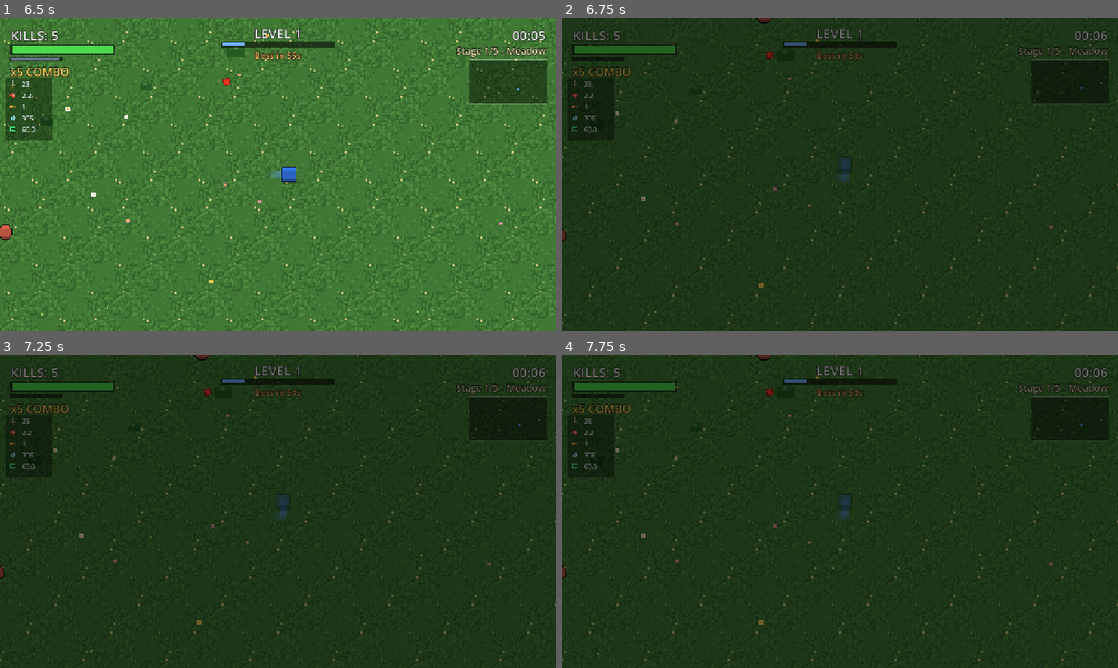
Above: before the commit, frames 1-4 (two rows, left to right).
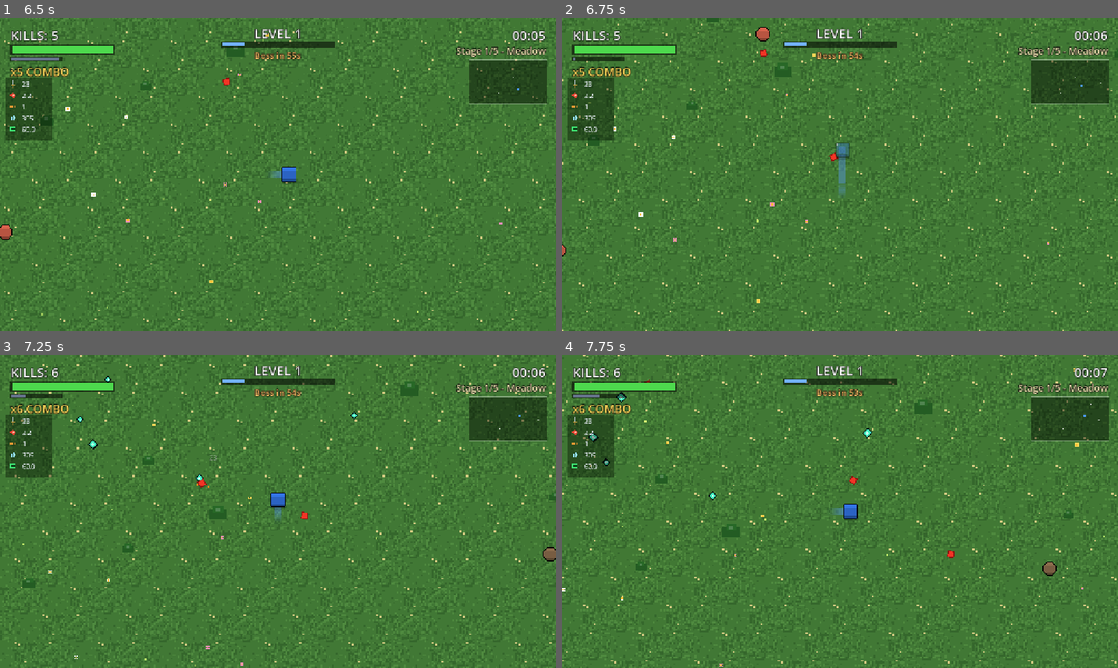
Above: after the commit, the same moments.

Repository: aliosama-DARK/cube-survivor
Game: Godot game, scene res://Main.tscn
The game is run twice, just before and just after one commit, with the same random seed, the same clock (stepped at 60 frames per second) and the same inputs. Sound files missing from this copy of the repository are replaced by a short silence.
Inputs (mouse positions are in pixels of both pictures, inside the frame that each line leads up to):
- Up to frame 1 (6.5 s): tap Enter at 0.5, 4.35 s; move the mouse to (400, 158) at 0.52 s; hold D 0.53-1.28 s; hold Shift 0.53-1.28 s; click (400, 158) at 0.67 s; tap Space at 0.77, 1.07, 1.52, 1.55, 1.82, 3.02, 3.32, 4.52, 4.82, 6.02, 6.05, 6.32 s; tap R at 0.8, 1.35, 3.05, 5.3 s; move the mouse to (166, 190) at 1.27 s; hold S 1.28-2.03 s; click (166, 190) at 1.42 s; move the mouse to (333, 105) at 2.02 s; hold D 2.03-2.78 s; hold Space 2.03-2.78 s; click (333, 105) at 2.17 s; tap Shift at 2.3, 2.85, 4.55 s; move the mouse to (250, 237) at 2.77 s; hold W 2.78-3.53 s; click (250, 237) at 2.92 s; move the mouse to (444, 221) at 3.52 s; hold Space 3.53-4.28 s; hold A 3.53-5.03 s; tap E at 3.6 s; click (444, 221) at 3.67 s; move the mouse to (111, 127) at 4.27 s; click (111, 127) at 4.42 s; move the mouse to (305, 174) at 5.02 s; hold S 5.03-5.78 s; tap Keypad Enter at 5.1 s; click (305, 174) at 5.17 s; move the mouse to (194, 96) at 5.77 s; hold D from 5.78 s (still down); tap M at 5.85 s; click (194, 96) at 5.92 s
- Up to frame 2 (6.75 s): move the mouse to (962, 158) at 6.52 s; release D at 6.53 s; hold W from 6.53 s (still down); hold Shift from 6.53 s (still down); tap Backspace at 6.6 s; click (962, 158) at 6.67 s
- Up to frame 3 (7.25 s): keep holding W; keep holding Shift; tap Space at 6.77, 7.07 s
- Up to frame 4 (7.75 s): move the mouse to (728, 527) at 7.27 s; release W at 7.28 s; release Shift at 7.28 s; hold D from 7.28 s (still down); tap 1 at 7.35 s; click (728, 527) at 7.42 s; tap Space at 7.52 s; tap R at 7.55 s

Frame 1 is identical in both runs. In frame 2, 100% of the frame differs, in the area x 0-100%, y 0-100%; in frame 3, 100%; in frame 4, 100%.

Commit message:
Fix keyboard input: use physical keys (works with Arabic layout) + pass mouse clicks through UI
Co-Authored-By: Claude Fable 5 <noreply@anthropic.com>

Diff:
--- a/Main.gd
+++ b/Main.gd
@@ -5,6 +5,7 @@
 #  (يمسح الأعداء ويوقف المؤقت) + داش + أرقام ضرر + موسيقى
 # ============================================================
 
+const DBG_INPUT := false
 const SHOTMODE := false
 const SHOTSCENE := "play"   # "menu" | "settings" | "play" | "boss" | "levelup"
 const SHOTPATH := "C:/Users/madao/AppData/Local/Temp/claude/c--Users-madao-OneDrive-Desktop-darklawh-GAME/4f741e46-2be3-4eba-83bf-07d7c9c8bbcd/scratchpad/shot_shooter.png"
@@ -555,6 +556,7 @@
 
 func _mk_label(pos: Vector2, sz: int, col: Color, parent: Node = null) -> Label:
 	var l := Label.new()
+	l.mouse_filter = Control.MOUSE_FILTER_IGNORE   # متبلعش نقرات الماوس (تعدّي للّعبة)
 	l.position = pos
 	l.add_theme_font_size_override("font_size", sz)
 	l.add_theme_color_override("font_color", col)
@@ -568,6 +570,7 @@
 
 func _mk_rect(pos: Vector2, sz: Vector2, col: Color, parent: Node = null) -> ColorRect:
 	var r := ColorRect.new()
+	r.mouse_filter = Control.MOUSE_FILTER_IGNORE   # متبلعش نقرات الماوس (تعدّي للّعبة)
 	r.position = pos
 	r.size = sz
 	r.color = col
@@ -883,7 +886,8 @@
 				pause_dim.visible = false; state = ST_PLAY; return
 	if not (ev is InputEventKey) or not ev.pressed or ev.echo:
 		return
-	var k: int = ev.keycode
+	# physical_keycode = موضع الزرار (مستقل عن لغة الكيبورد)
+	var k: int = ev.physical_keycode
 	match state:
 		ST_LANG:
 			if k == KEY_E:
@@ -974,19 +978,19 @@
 	dash_cd = maxf(0.0, dash_cd - dt)
 	dash_t = maxf(0.0, dash_t - dt)
 
-	# movement + dash
+	# movement + dash — physical = موضع الزرار (يشتغل مع أي لغة كيبورد عربي/إنجليزي)
 	var mv := Vector2.ZERO
-	if Input.is_key_pressed(KEY_W) or Input.is_key_pressed(KEY_UP): mv.y -= 1
-	if Input.is_key_pressed(KEY_S) or Input.is_key_pressed(KEY_DOWN): mv.y += 1
-	if Input.is_key_pressed(KEY_A) or Input.is_key_pressed(KEY_LEFT): mv.x -= 1
-	if Input.is_key_pressed(KEY_D) or Input.is_key_pressed(KEY_RIGHT): mv.x += 1
+	if Input.is_physical_key_pressed(KEY_W) or Input.is_physical_key_pressed(KEY_UP): mv.y -= 1
+	if Input.is_physical_key_pressed(KEY_S) or Input.is_physical_key_pressed(KEY_DOWN): mv.y += 1
+	if Input.is_physical_key_pressed(KEY_A) or Input.is_physical_key_pressed(KEY_LEFT): mv.x -= 1
+	if Input.is_physical_key_pressed(KEY_D) or Input.is_physical_key_pressed(KEY_RIGHT): mv.x += 1
 	# يد تحكم: العصا اليسرى + زر A/الكتف للاندفاع
 	var jx := Input.get_joy_axis(0, JOY_AXIS_LEFT_X)
 	var jy := Input.get_joy_axis(0, JOY_AXIS_LEFT_Y)
 	if absf(jx) > 0.25: mv.x += jx
 	if absf(jy) > 0.25: mv.y += jy
 	var pad_dash := Input.is_joy_button_pressed(0, JOY_BUTTON_A) or Input.is_joy_button_pressed(0, JOY_BUTTON_RIGHT_SHOULDER)
-	if (Input.is_key_pressed(KEY_SHIFT) or Input.is_key_pressed(KEY_SPACE) or pad_dash) and dash_cd <= 0.0 and mv != Vector2.ZERO:
+	if (Input.is_physical_key_pressed(KEY_SHIFT) or Input.is_physical_key_pressed(KEY_SPACE) or pad_dash) and dash_cd <= 0.0 and mv != Vector2.ZERO:
 		dash_t = 0.16
 		invuln = maxf(invuln, 0.35)
 		dash_cd = dash_cd_max
@@ -998,6 +1002,8 @@
 		mv = Vector2.ZERO   # متجمّد — الحركة مشلولة لحظياً
 	if mv != Vector2.ZERO:
 		pp += mv.normalized() * spd * dt
+		if DBG_INPUT:
+			print("MOVE ", mv, " pp=", pp)
 		trail.append({"pos": pp, "life": 0.35 if dash_t > 0.0 else 0.18})
 		if trail.size() > 48:
 			trail.remove_at(0)
Not shown, changed: docs/index.html
Not shown, changed: docs/index.pck
